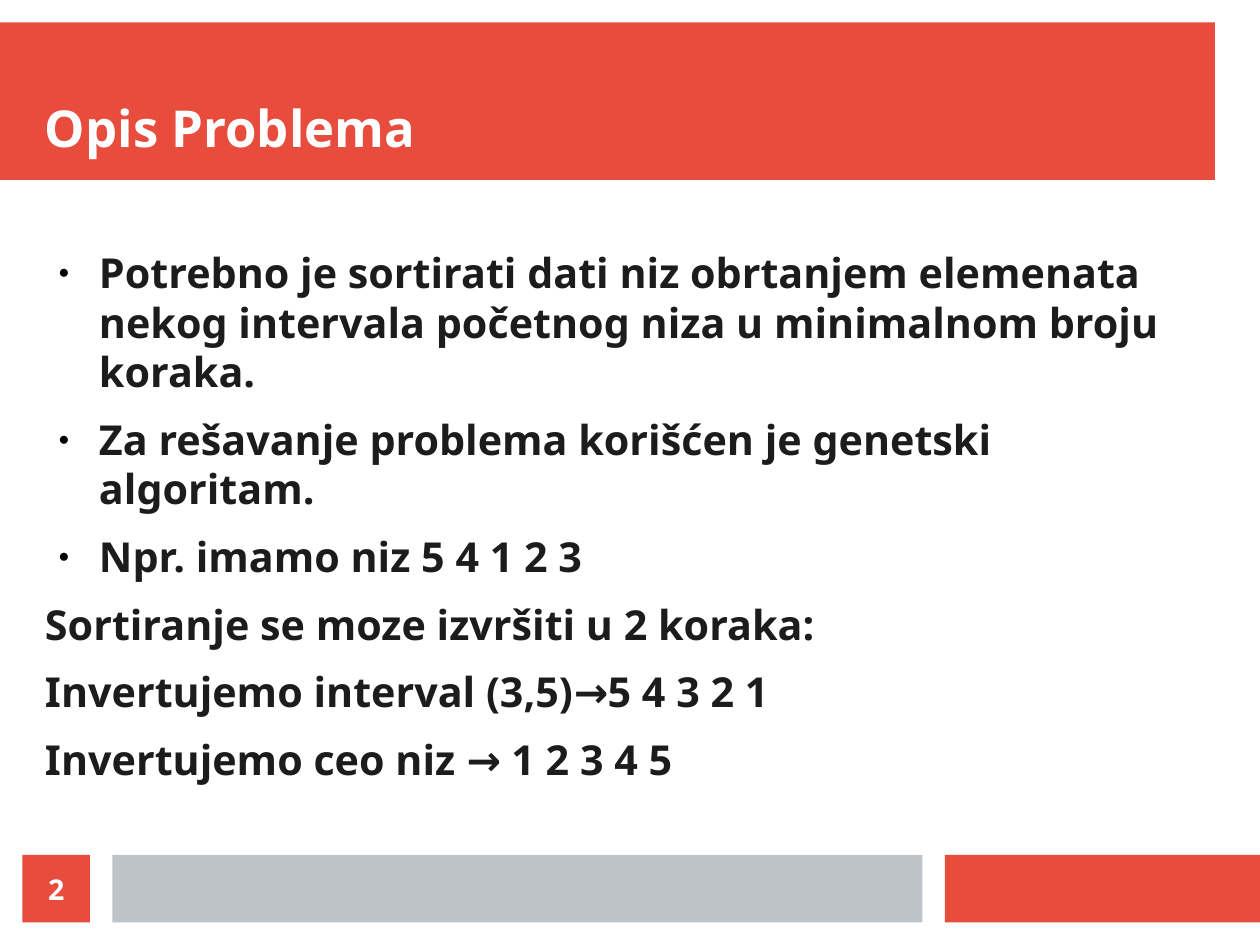
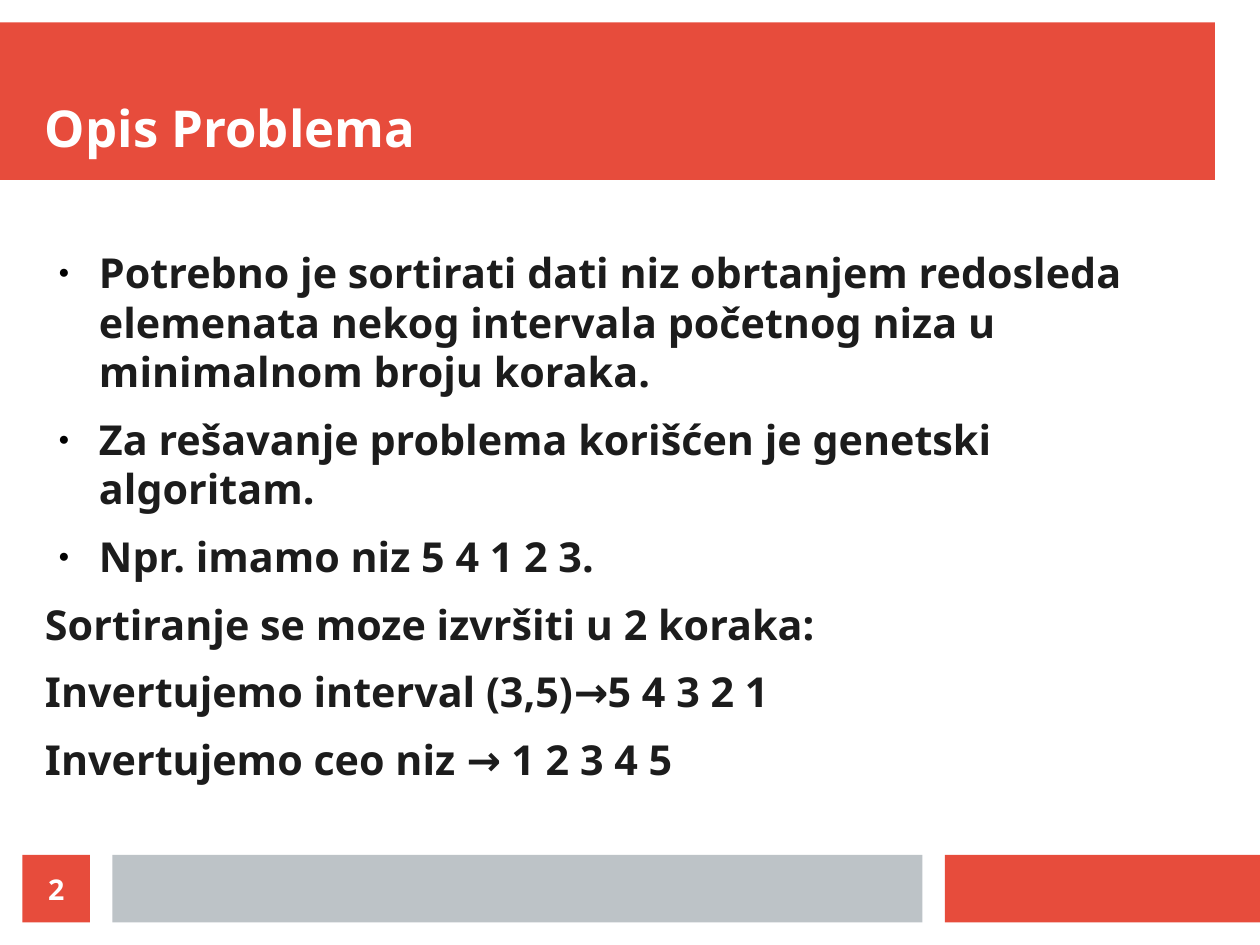
Before and after one commit to LukaVujcic/Minimum-Sorting-By-Reversals, a slide deck: slide 2 of prezentacija.odp. Drawn at 1260x945 pixels with LibreOffice and Linux fonts; fonts in the diff are those of the drawing. Boxes give left, top, right and bottom in pixels: in the first picture for what was removed or moved away, otherwise in the second. Text is boxed around its words. In the diff, an @@ line names an element or a change of style, - is before the commit and + after.

```diff
--- a/prezentacija.odp
+++ b/prezentacija.odp
@@ text at (99, 256, 1122, 397): text changed @@
-● Potrebno je sortirati dati niz obrtanjem elemenata nekog intervala početnog niza u minimalnom broju koraka.
+● Potrebno je sortirati dati niz obrtanjem redosleda elemenata nekog intervala početnog niza u minimalnom broju koraka.
@@ text at (99, 540, 593, 582): text changed @@
-● Npr. imamo niz 5 4 1 2 3
+● Npr. imamo niz 5 4 1 2 3.
```
Also in this commit, not shown: 7 other slides changed.
